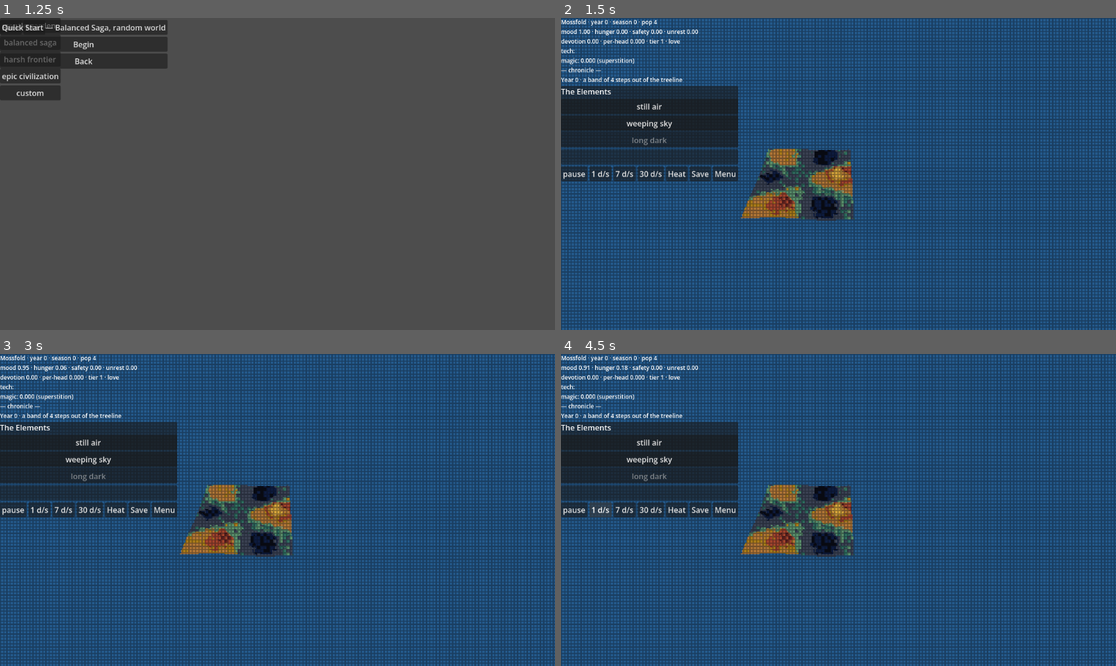
Above: before the commit, frames 1-4 (two rows, left to right).
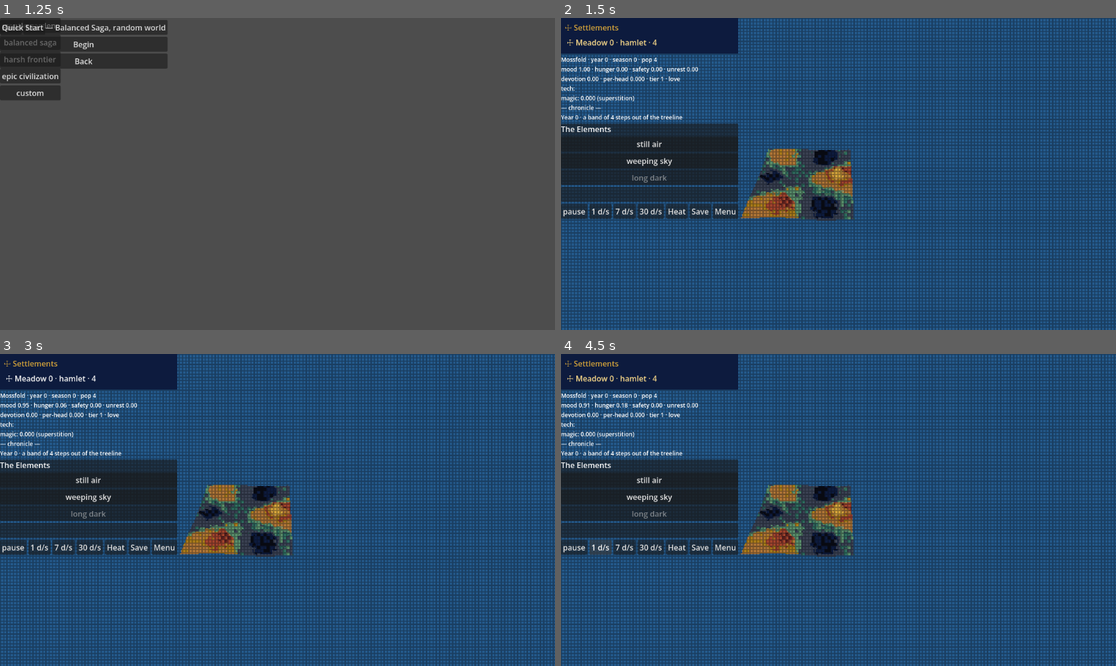
Above: after the commit, the same moments.

Repository: khuzul2/gnome-colony
Game: Godot game, scene res://presentation/main.tscn
The game is run twice, just before and just after one commit, with the same random seed, the same clock (stepped at 60 frames per second) and the same inputs.
Inputs (mouse positions are in pixels of both pictures, inside the frame that each line leads up to):
- Up to frame 1 (1.25 s): click "New Game" at 0.5 s
- Up to frame 2 (1.5 s): click "Quick Start — Balanced Saga, …" at 1.25 s
- Up to frame 3 (3 s): click "still air" at 2 s; click (88, 378) at 2.75 s, where only the run after the commit has a clickable "☩ Meadow 0 · hamlet · 4"
- Up to frame 4 (4.5 s): click "weeping sky" at 3.5 s; click "1 d/s" at 4.25 s

Frame 1 is identical in both runs. In frame 2, 13% of the frame differs, in the area x 0-32%, y 0-65%; in frame 3, 13%; in frame 4, 14%.

Commit message:
R6.2: settlement roster — see every colony, where, and the seat
A Ravenna-skinned roster panel (leads the HUD): one clickable row per colony —
name · tier · pop, the sacred monogram on the seat, capped at 8 with "+N more".
A row click pans the Eye to that basin (read-only; never commands the colony).

The panel is a dumb renderer of pre-built models; RunView._roster_rows assembles
them HOME FIRST — the home colony lives at the individual grain and is absent
from run.settlements, so a roster of run.settlements alone would omit the
player's own colony — then the sorted frontier fold. Home tier is a population
display heuristic (thresholds = the §R-set gates) since the individual home
builds no structures; frontier rows carry their real Settlement.tier [leg §L-hud].

test_settlement_roster.gd (new): model render/cap/overflow, row-click focus,
home-first assembly, camera pans on click. Reviewer no blockers, lint clean.

Co-Authored-By: Claude Opus 4.8 <noreply@anthropic.com>

Diff:
--- a/presentation/shell/run_view.gd
+++ b/presentation/shell/run_view.gd
@@ -99,6 +99,8 @@
 var influence_panel: InfluencePanel
 var aftermath: AftermathPanel
 var heatmap_overlay: HeatmapOverlay
+## R6.2 [leg §L-hud] — the settlement roster (how many colonies, where, what tier).
+var settlement_roster: SettlementRoster
 var ambience: AmbienceDirector
 var hud: Control
 var place_positions := {}
@@ -491,6 +493,66 @@
 	_refresh_hud()
 
 
+## R6.2 [leg §L-hud] — a roster row click pans the camera to that settlement's
+## basin (read-only: it moves the Eye, it never commands the settlement).
+func _on_focus_settlement(sid: int) -> void:
+	var place: String = sid_places.get(sid, run.home)
+	if place_positions.has(place):
+		camera.focus(place_positions[place])
+
+
+## R6.2 [leg §L-hud] — the roster row models: the home colony first (it lives at
+## the individual grain, absent from run.settlements) then the frontier fold, so
+## the player sees EVERY colony. Home has no structure-tier (development is a
+## frontier mechanic), so its tier is a population display heuristic; frontier
+## rows carry their real §R-set tier. Seat = colony.main_settlement (home when
+## none is elected yet, main_settlement < 0).
+func _roster_rows() -> Array:
+	var colony := run.runner.colony
+	var seat: int = colony.main_settlement
+	var rows: Array = [
+		{
+			"sid": GameRun.HOME_SID,
+			"name": _pretty_place(run.home),
+			"tier": _display_tier(colony.population()),
+			"pop": colony.population(),
+			"seat": seat == GameRun.HOME_SID or seat < 0,
+		}
+	]
+	var sids := run.settlements.keys()
+	sids.sort()
+	for sid in sids:
+		var s: Settlement = run.settlements[sid]
+		(
+			rows
+			. append(
+				{
+					"sid": sid,
+					"name": _pretty_place(sid_places.get(sid, "settlement_%d" % sid)),
+					"tier": SettlementRoster.TIER_NAMES.get(s.tier, "hamlet"),
+					"pop": int(round(s.pop())),
+					"seat": sid == seat,
+				}
+			)
+		)
+	return rows
+
+
+func _pretty_place(place_id: String) -> String:
+	return place_id.capitalize()
+
+
+## Population-only display tier for the home row (the §R-set pop thresholds).
+func _display_tier(population: int) -> String:
+	if population >= 250:
+		return "city"
+	if population >= 60:
+		return "town"
+	if population >= 12:
+		return "village"
+	return "hamlet"
+
+
 func _gazed_place() -> String:
 	var eye := Vector2(camera.position.x, camera.position.z)
 	var best := run.home
@@ -656,6 +718,10 @@
 	hud = VBoxContainer.new()
 	hud.name = "run_hud"
 	add_child(hud)
+	# R6.2 [leg §L-hud]: the roster leads the HUD — colonies, where, what tier.
+	settlement_roster = SettlementRoster.new()
+	settlement_roster.focus_settlement.connect(_on_focus_settlement)
+	hud.add_child(settlement_roster)
 	_hud_label = Label.new()
 	_hud_label.name = "readout"
 	_hud_label.add_theme_font_size_override("font_size", 12)
@@ -772,3 +838,5 @@
 	var chronicle := run.runner.chronicle
 	lines.append_array(chronicle.slice(maxi(0, chronicle.size() - 5)))
 	_hud_label.text = "\n".join(PackedStringArray(lines))
+	# R6.2 [leg §L-hud]: keep the roster in step with the fold.
+	settlement_roster.refresh(_roster_rows())
--- /dev/null
+++ b/presentation/ui/hud/settlement_roster.gd
@@ -0,0 +1,82 @@
+class_name SettlementRoster
+extends PanelContainer
+## R6.2 [leg §L-hud] — the settlement roster: one row per settlement
+## (name · tier · pop, the sacred monogram on the seat), so the player can see
+## how many colonies exist and where. Reads the sim fold READ-ONLY; clicking a row
+## asks RunView to focus the camera there. Ravenna skin: night-lapis ground, gold
+## heading, bone-white body. Presentation-only.
+
+signal focus_settlement(sid: int)
+
+const MAX_ROWS := 8  ## ROSTER_ROWS [leg §L-hud]
+const SEAT_MARK := "☩"  ## the sacred monogram marks the main settlement (seat)
+const TIER_NAMES := {
+	Enums.SettlementTier.HAMLET: "hamlet",
+	Enums.SettlementTier.VILLAGE: "village",
+	Enums.SettlementTier.TOWN: "town",
+	Enums.SettlementTier.CITY: "city",
+}
+
+## Row models for the rows shown, in display order — the test-facing view of the
+## panel: [{sid, name, tier, pop, seat}]. Never more than MAX_ROWS.
+var entries: Array = []
+## How many settlements were hidden beyond MAX_ROWS (drives the "+N more" line).
+var overflow := 0
+
+var _rows: VBoxContainer
+
+
+func _init() -> void:
+	name = "settlement_roster"
+	var style := StyleBoxFlat.new()
+	style.bg_color = Palette.COLORS[Palette.NIGHT_LAPIS]
+	style.set_content_margin_all(8.0)
+	add_theme_stylebox_override("panel", style)
+	var box := VBoxContainer.new()
+	add_child(box)
+	var title := Label.new()
+	title.text = "%s Settlements" % SEAT_MARK
+	title.add_theme_font_size_override("font_size", 16)
+	title.add_theme_color_override("font_color", Palette.COLORS[Palette.GOLD])
+	box.add_child(title)
+	_rows = VBoxContainer.new()
+	_rows.name = "rows"
+	box.add_child(_rows)
+
+
+## Rebuild the rows from pre-built models (RunView assembles them from the home
+## colony + the frontier fold, so the seat leads and nothing is omitted). Each
+## model is {sid, name, tier, pop, seat}; the panel just renders — a disagreeing
+## roster lies, so the caller reads sim state verbatim.
+func refresh(rows: Array) -> void:
+	entries.clear()
+	for child in _rows.get_children():
+		_rows.remove_child(child)
+		child.free()
+	overflow = maxi(0, rows.size() - MAX_ROWS)
+	for i in mini(rows.size(), MAX_ROWS):
+		var model: Dictionary = rows[i]
+		entries.append(model)
+		_rows.add_child(_make_row(model))
+	if overflow > 0:
+		var more := Label.new()
+		more.name = "more"
+		more.text = "+%d more" % overflow
+		more.add_theme_color_override("font_color", Palette.COLORS[Palette.BONE_WHITE])
+		_rows.add_child(more)
+
+
+func _make_row(model: Dictionary) -> Button:
+	var row := Button.new()
+	# The seat leads with the monogram; plain rows start at the name (no fragile
+	# space-padding — proportional fonts wouldn't align it anyway).
+	var mark: String = "%s " % SEAT_MARK if model["seat"] else ""
+	row.text = "%s%s · %s · %d" % [mark, model["name"], model["tier"], model["pop"]]
+	row.alignment = HORIZONTAL_ALIGNMENT_LEFT
+	row.flat = true
+	row.add_theme_color_override(
+		"font_color", Palette.COLORS[Palette.GOLD_LIT if model["seat"] else Palette.BONE_WHITE]
+	)
+	var sid: int = model["sid"]
+	row.pressed.connect(func() -> void: focus_settlement.emit(sid))
+	return row
--- /dev/null
+++ b/test/test_settlement_roster.gd
@@ -0,0 +1,93 @@
+extends GutTest
+
+## R6.2 [leg §L-hud] — the settlement roster: the player must see how many
+## colonies exist, where, and which is the seat. The panel renders pre-built row
+## models; RunView assembles them from the home colony (individual grain, absent
+## from run.settlements) plus the frontier fold, so nothing is omitted.
+
+var _runs: Array = []
+
+
+func after_each() -> void:
+	for run in _runs:
+		run.shutdown()
+	_runs.clear()
+
+
+func _roster() -> SettlementRoster:
+	var r := SettlementRoster.new()
+	add_child_autofree(r)
+	return r
+
+
+func _model(sid: int, tier: String, pop: int, seat: bool) -> Dictionary:
+	return {"sid": sid, "name": "Basin %d" % sid, "tier": tier, "pop": pop, "seat": seat}
+
+
+func _view(seed_value := 1791) -> RunView:
+	Rng.seed_with(seed_value)
+	var cfg := WorldConfig.new()
+	cfg.seed = seed_value
+	cfg.normalize()
+	var run := GameRun.new_game(cfg)
+	_runs.append(run)
+	var view := RunView.new()
+	view.run = run
+	view.settings = GameSettings.new()
+	add_child_autofree(view)
+	return view
+
+
+# --- the panel (model-driven) -----------------------------------------------
+
+
+func test_renders_a_row_per_model():
+	var r := _roster()
+	r.refresh([_model(0, "city", 250, true), _model(1, "village", 20, false)])
+	assert_eq(r.entries.size(), 2, "a row per model")
+	assert_eq(r.overflow, 0, "nothing hidden")
+	assert_eq(r.entries[0]["tier"], "city", "the model is rendered verbatim")
+
+
+func test_caps_at_max_rows_with_overflow():
+	var r := _roster()
+	var rows := []
+	for i in 11:
+		rows.append(_model(i, "hamlet", 5, false))
+	r.refresh(rows)
+	assert_eq(r.entries.size(), SettlementRoster.MAX_ROWS, "capped at MAX_ROWS")
+	assert_eq(r.overflow, 11 - SettlementRoster.MAX_ROWS, "the rest fold into +N more")
+
+
+func test_a_row_click_asks_to_focus_that_settlement():
+	var r := _roster()
+	r.refresh([_model(0, "city", 100, true), _model(2, "hamlet", 5, false)])
+	var got := [-1]
+	r.focus_settlement.connect(func(sid: int) -> void: got[0] = sid)
+	(r._rows.get_child(1) as Button).pressed.emit()  # the second row = sid 2
+	assert_eq(got[0], 2, "clicking a row focuses THAT settlement")
+
+
+# --- RunView assembles the models -------------------------------------------
+
+
+func test_the_roster_leads_with_home_and_shows_it():
+	var view := _view()
+	var rows := view._roster_rows()
+	assert_eq(rows[0]["sid"], GameRun.HOME_SID, "home leads the roster")
+	assert_eq(rows[0]["pop"], view.run.runner.colony.population(), "home pop read verbatim")
+	assert_true(rows[0]["seat"], "home is the seat when none is elected yet")
+	assert_gt(view.settlement_roster.entries.size(), 0, "the mounted panel shows at least home")
+
+
+func test_a_roster_row_click_moves_the_camera_to_that_basin():
+	var view := _view()
+	view.camera.focus(Vector3(99.0, 0.0, 99.0))  # park the camera away
+	view._on_focus_settlement(GameRun.HOME_SID)
+	var home_pos: Vector3 = view.place_positions[view.run.home]
+	assert_almost_eq(
+		Vector2(view.camera.position.x, view.camera.position.z),
+		Vector2(home_pos.x, home_pos.z),
+		Vector2(0.001, 0.001),
+		"the camera pans to the clicked basin"
+	)
Not shown, added: presentation/ui/hud/settlement_roster.gd.uid
Not shown, added: test/test_settlement_roster.gd.uid
Not shown, changed: PROGRESS.md
